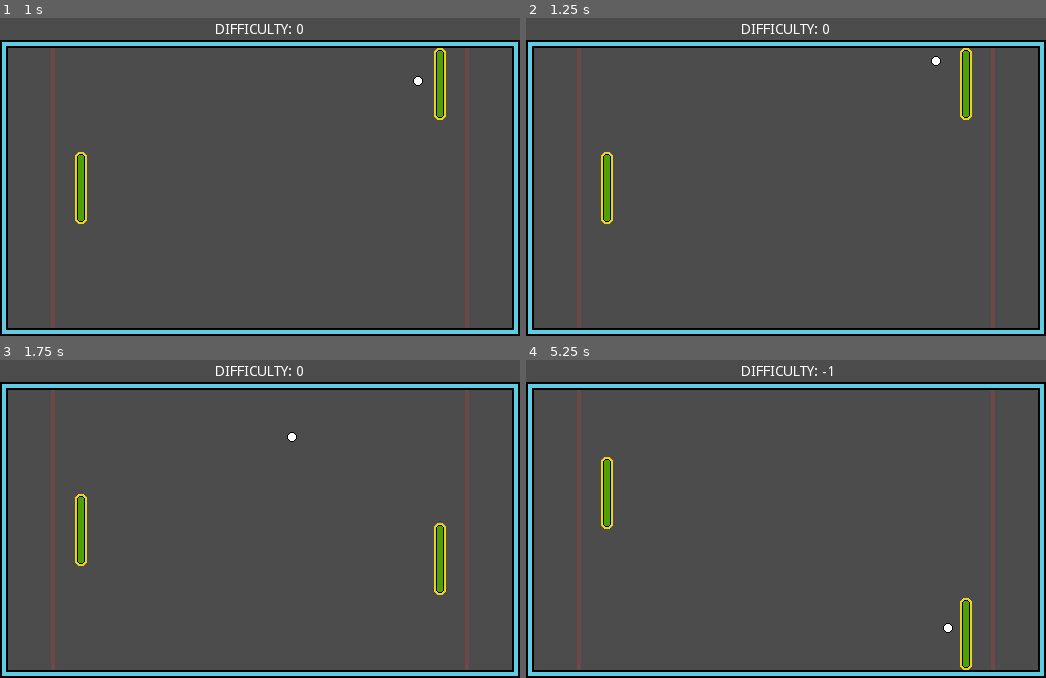
Above: before the commit, frames 1-4 (two rows, left to right).
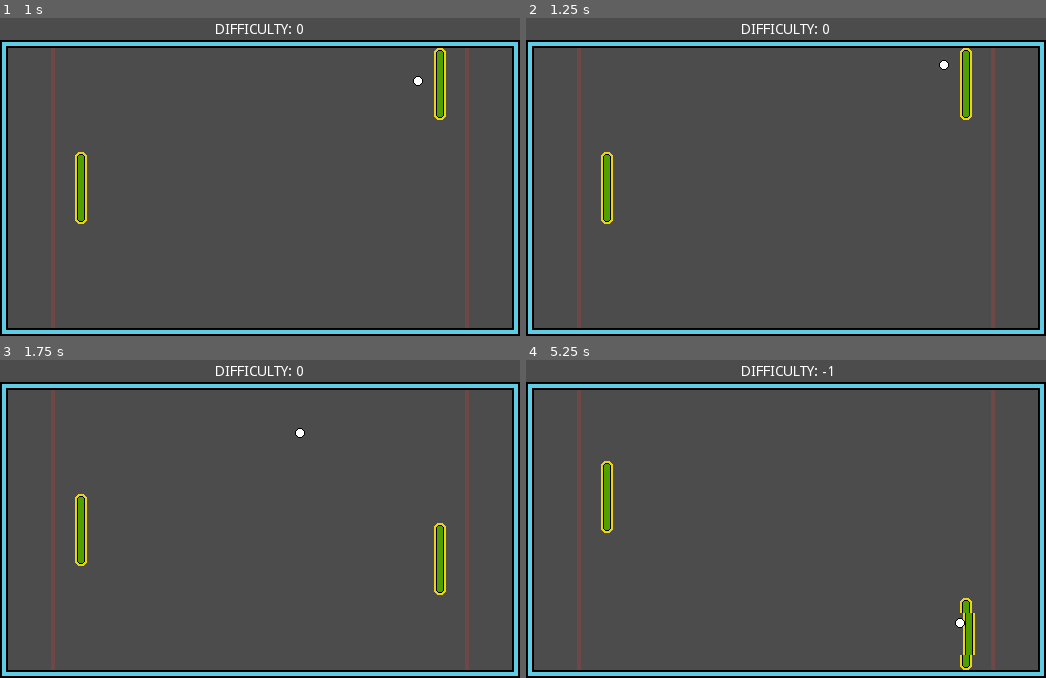
Above: after the commit, the same moments.

Repository: tkshehan/_pong
Game: Godot game, scene res://Game/Game.tscn
Same seed, same stepped clock (60 frames per second), same inputs: the game is played once before the commit and once after it. Sound files missing from this copy of the repository are replaced by a short silence.
Inputs:
- Up to frame 1 (1 s): hold Up (move_up) from 0.53 s (still down)
- Up to frame 2 (1.25 s): keep holding Up (move_up)
- Up to frame 3 (1.75 s): release Up (move_up) at 1.28 s; hold Down (move_down) from 1.28 s (still down)
- Up to frame 4 (5.25 s): release Down (move_down) at 2.03 s; hold Up (move_up) 2.03-3.53 s; hold Down (move_down) from 3.53 s (still down)

Frame 1 is identical in both runs. In frame 2, less than 0.1% of the frame differs, in the area x 77-82%, y 11-17%; in frame 3, less than 0.1%; in frame 4, 0.5%, in the area x 14-87%, y 30-93%.

Commit message:
added paddle hitlag sound at higher x velocities

Diff:
--- a/Game/Actors/AI_Player.gd
+++ b/Game/Actors/AI_Player.gd
@@ -1,6 +1,6 @@
 extends Paddle
 
-var target = Vector2(0,0)
+var target = self
 
 func _ready():
 	max_speed = 0
--- a/Game/Actors/Net.tscn
+++ b/Game/Actors/Net.tscn
@@ -1,6 +1,6 @@
 [gd_scene load_steps=3 format=2]
 
-[ext_resource path="res://Game/Net.gd" type="Script" id=1]
+[ext_resource path="res://Game/Actors/Net.gd" type="Script" id=1]
 
 [sub_resource type="RectangleShape2D" id=1]
 
--- a/Game/Actors/Paddle.gd
+++ b/Game/Actors/Paddle.gd
@@ -36,7 +36,10 @@
 	body.hit_stop()
 	body.connect("end_stop", self, "_on_ball_move")
 	$Sprite.set_frame(1)
+	if abs(body.velocity.x / 2000) > 0.2:
+		$AudioStreamPlayer.play()
 
 func _on_ball_move():
 	$Sprite.set_frame(0)
 	set_global_position(Vector2(fixed_x, get_global_position().y))
+	$AudioStreamPlayer.stop()
--- a/Game/Actors/Paddle.tscn
+++ b/Game/Actors/Paddle.tscn
@@ -1,7 +1,8 @@
-[gd_scene load_steps=4 format=2]
+[gd_scene load_steps=5 format=2]
 
 [ext_resource path="res://assets/paddle.png" type="Texture" id=1]
 [ext_resource path="res://Game/Actors/Paddle.gd" type="Script" id=2]
+[ext_resource path="res://assets/sfx/Rev_01.wav" type="AudioStream" id=3]
 
 [sub_resource type="RectangleShape2D" id=1]
 extents = Vector2( 6, 23 )
@@ -27,4 +28,8 @@
 
 [node name="CollisionPolygon2D" type="CollisionPolygon2D" parent="."]
 polygon = PoolVector2Array( 6, 33, 6, -33, 3, -36, -3, -36, -6, -33, -6, -21, -1, -21, -1, 21, -6, 21, -6, 33, -3, 36, 3, 36 )
+
+[node name="AudioStreamPlayer" type="AudioStreamPlayer" parent="."]
+stream = ExtResource( 3 )
+volume_db = -10.097
 [connection signal="body_entered" from="PaddleCenter" to="." method="_on_PaddleCenter_body_entered"]
--- a/Game/Ball.gd
+++ b/Game/Ball.gd
@@ -32,7 +32,7 @@
 		velocity += collider_velocity
 
 func hit_stop():
-	$Timer.wait_time = max(0.05, abs((velocity.x / 3000)))
+	$Timer.wait_time = max(0.05, abs((velocity.x / 2000)))
 	print($Timer.wait_time)
 	$Timer.start()
 	set_physics_process(false)
--- a/Game/Game.gd
+++ b/Game/Game.gd
@@ -28,5 +28,6 @@
 		-100 if randi() % 2 else 100,
 		-rand if randi() % 2 else rand
 	)
+
 	call_deferred("add_child", current_ball)
 	$AI_Player/Paddle.set_target(current_ball)
--- a/Game/Game.tscn
+++ b/Game/Game.tscn
@@ -199,5 +199,10 @@
 uppercase = true
 
 [node name="PauseMenu" parent="." instance=ExtResource( 5 )]
+
+[node name="RoundTimer" type="Timer" parent="."]
+wait_time = 2.0
+one_shot = true
 [connection signal="goal" from="Goal_L/Net_L" to="." method="_on_Net_L_goal"]
 [connection signal="goal" from="Goal_R/Net_R" to="." method="_on_Net_R_goal"]
+[connection signal="timeout" from="RoundTimer" to="." method="_on_RoundTimer_timeout"]
--- /dev/null
+++ b/Game/Goal.gd
@@ -0,0 +1,8 @@
+extends Area2D
+
+func _ready() -> void:
+	self.connect("body_entered", self, "on_body_entered")
+
+
+func on_body_entered(body):
+	pass
--- a/Game/Goal.tscn
+++ b/Game/Goal.tscn
@@ -1,20 +1,26 @@
-[gd_scene load_steps=2 format=2]
+[gd_scene load_steps=4 format=2]
+
+[ext_resource path="res://assets/sfx/Goal_01.wav" type="AudioStream" id=1]
+[ext_resource path="res://Game/Goal.gd" type="Script" id=2]
 
 [sub_resource type="SegmentShape2D" id=1]
 a = Vector2( 50, 0 )
 b = Vector2( -50, 0 )
 
-[node name="Goal" type="StaticBody2D"]
-collision_layer = 8
+[node name="Goal" type="Area2D"]
+collision_layer = 0
 collision_mask = 4
+script = ExtResource( 2 )
 
 [node name="CollisionShape2D" type="CollisionShape2D" parent="."]
 shape = SubResource( 1 )
-disabled = true
-one_way_collision = true
 
 [node name="Line" type="Line2D" parent="."]
 rotation = 1.5708
 points = PoolVector2Array( 0, -50, 0, 50 )
 width = 2.0
 default_color = Color( 0.831373, 0.223529, 0.223529, 0.247059 )
+
+[node name="AudioStreamPlayer" type="AudioStreamPlayer" parent="."]
+stream = ExtResource( 1 )
+volume_db = -11.16
Renamed: Game/Net.gd -> Game/Actors/Net.gd
Not shown, added: assets/sfx/Goal_01.wav.import
Not shown, added: assets/sfx/Rev-tail_01.wav.import
Not shown, added: assets/sfx/Rev_01.wav.import
Not shown, changed: README.md
Not shown, added: assets/sfx/Goal_01.wav
Not shown, added: assets/sfx/Rev-tail_01.wav
Not shown, added: assets/sfx/Rev_01.wav
